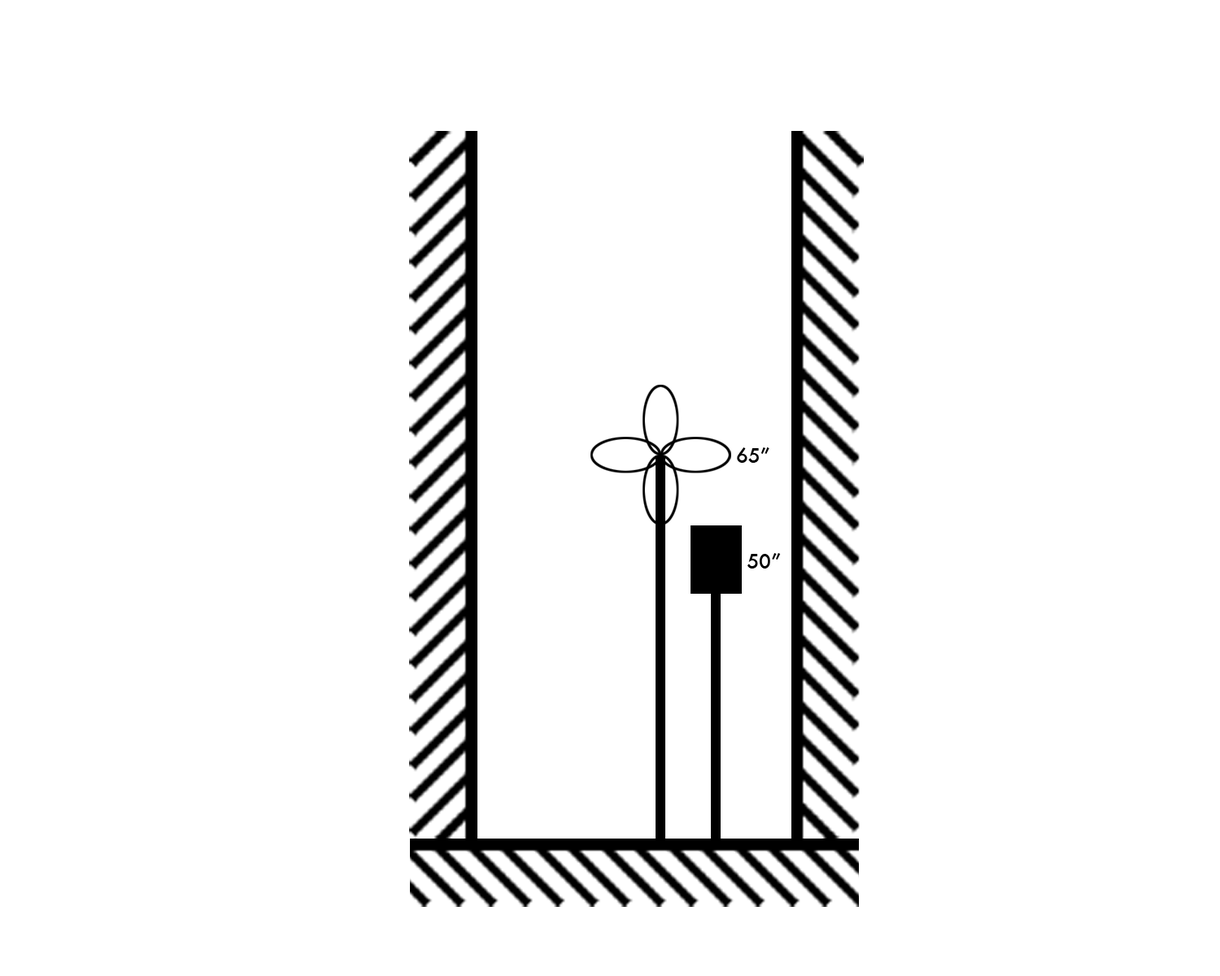
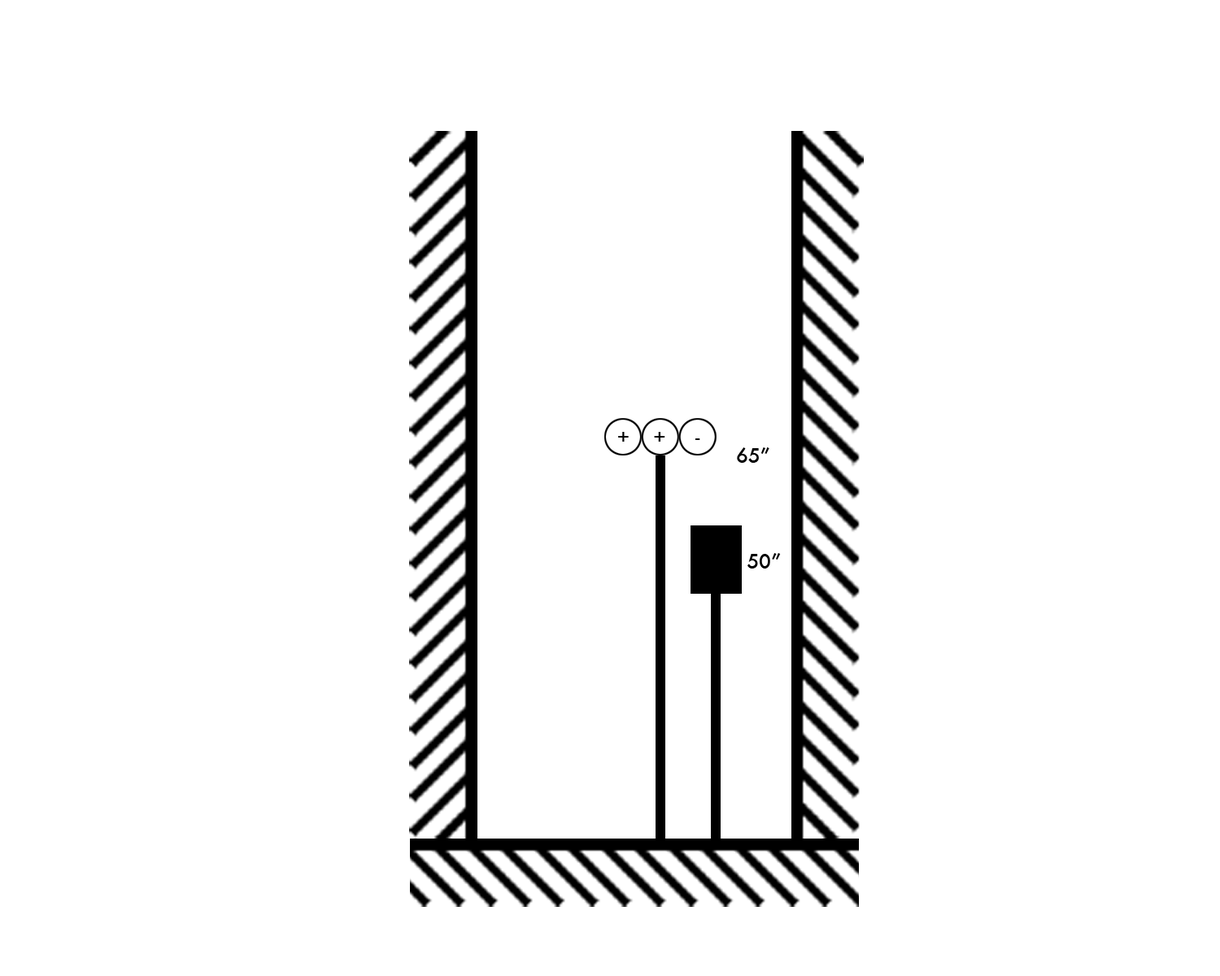
Revision of a layered 1220x976 image; what changed, layer by layer:
added layer "Layer 6 copy 2" above "Layer 6 copy" over (679, 418, 717, 456)
added layer "Layer 6 copy" above "+ + -" over (641, 418, 680, 456)
added layer "+ + -" above "Layer 6" over (618, 431, 701, 442)
painted on "Layer 6" over (590, 384, 732, 526)
